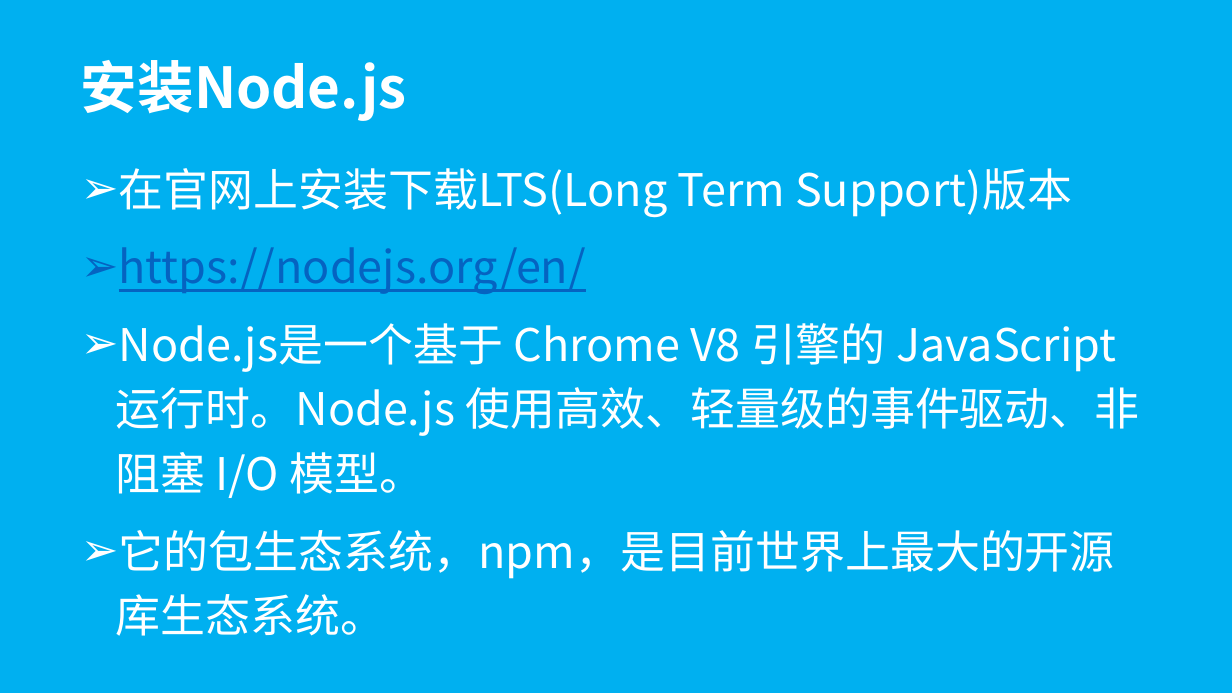
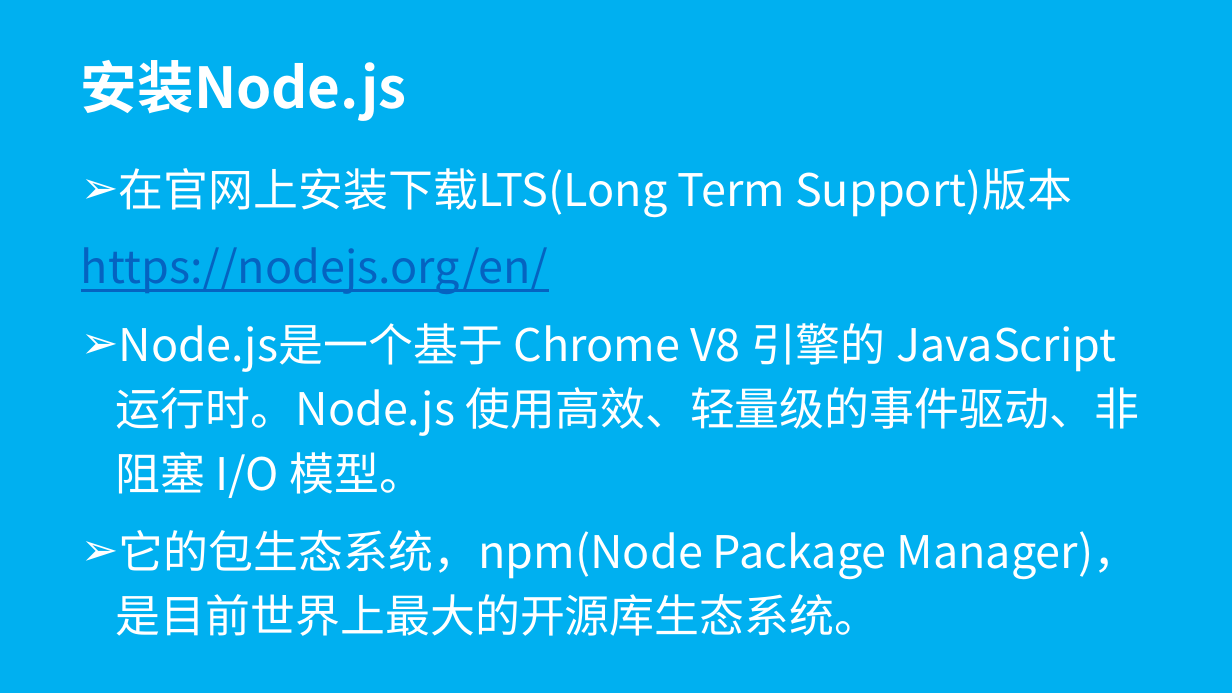
Before and after one commit to wugenshui/ppt, a slide deck: slide 12 of vue-webpack/vue-webpack.pptx. Drawn at 1232x693 pixels with LibreOffice and Linux fonts; fonts in the diff are those of the drawing. Boxes give left, top, right and bottom in pixels: in the first picture for what was removed or moved away, otherwise in the second. Text is boxed around its words. In the diff, an @@ line names an element or a change of style, - is before the commit and + after.

Commit message:
ppt

```diff
--- a/vue-webpack/vue-webpack.pptx
+++ b/vue-webpack/vue-webpack.pptx
@@ subtitle at [81,247,548,294]: bullet ➢ to none @@
@@ subtitle at [116,530,1139,636]: text changed @@
-➢ 它的包生态系统，npm，是目前世界上最大的开源库生态系统。
+➢ 它的包生态系统，npm(Node Package Manager)，是目前世界上最大的开源库生态系统。
```
Also in this commit, not shown: 2 other slides changed, 2 slides added, 8 slides removed, 2 other files.
